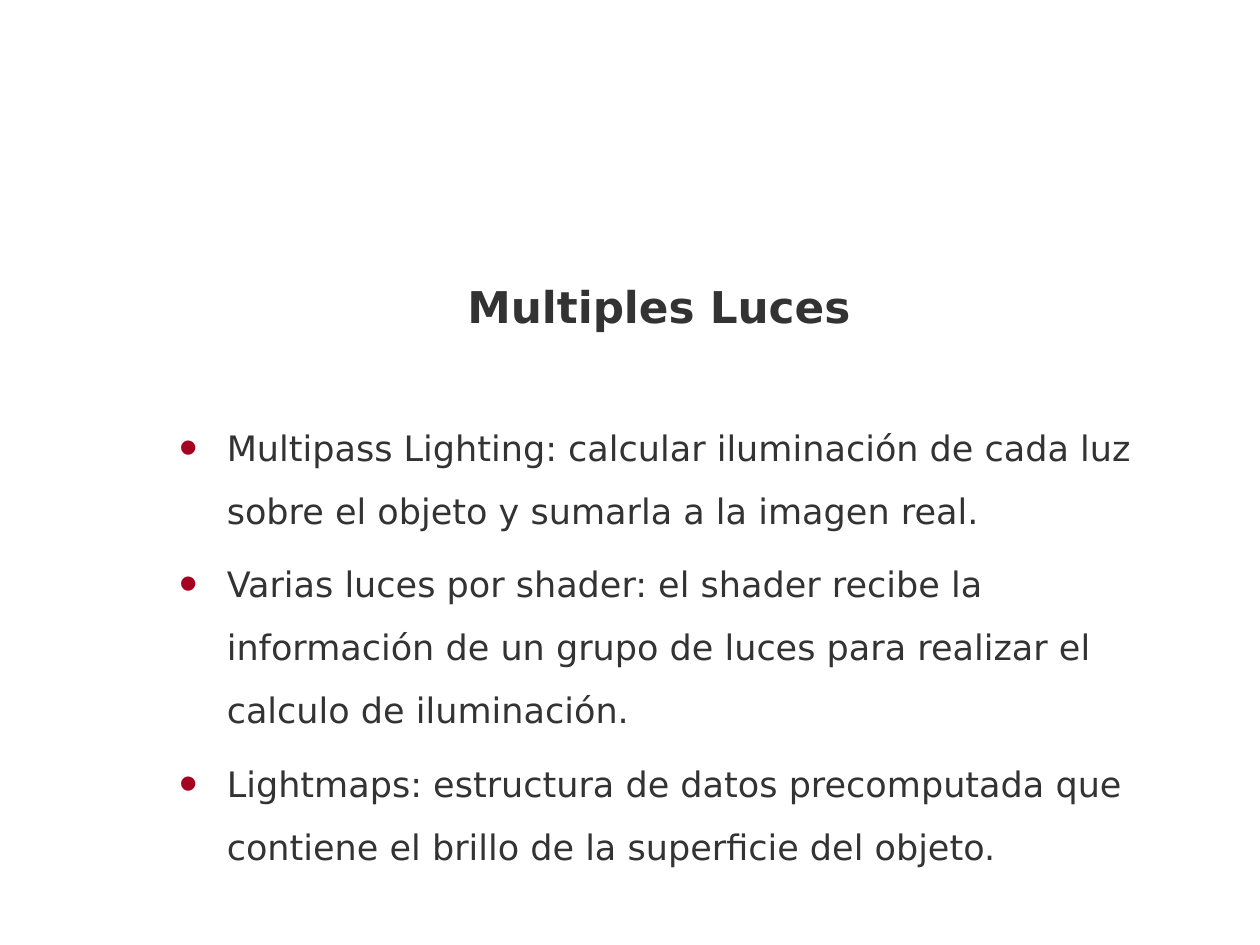
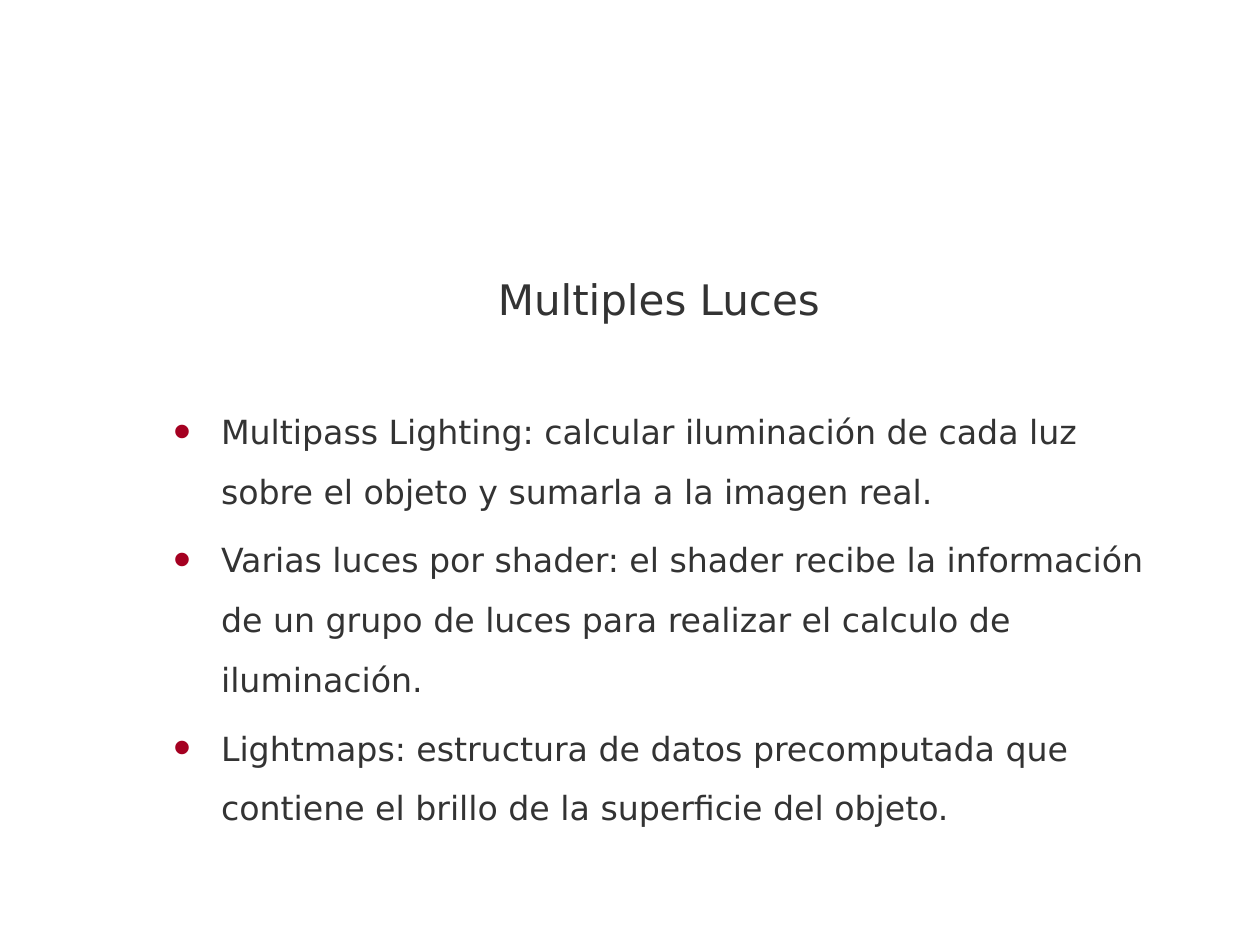
Before and after one commit to madowen/webGL, a slide deck: slide 13 of Docs/presentacion.pptx. Drawn at 1260x945 pixels with LibreOffice and Linux fonts; fonts in the diff are those of the drawing; background and template pictures are left out. Boxes give left, top, right and bottom in pixels: in the first picture for what was removed or moved away, otherwise in the second. Text is boxed around its words. In the diff, an @@ line names an element or a change of style, - is before the commit and + after.

```diff
--- a/Docs/presentacion.pptx
+++ b/Docs/presentacion.pptx
@@ text "Multiples Luces" at (x1=221, y1=283, x2=1144, y2=827): size 25 to 24 pt, bold off in "Multiples Luces"; size 20 to 19 pt; indent changed; less space between paragraphs @@
```
Also in this commit, not shown: 6 other slides changed, 19 slides added, 1 slide removed, 1 other file.
